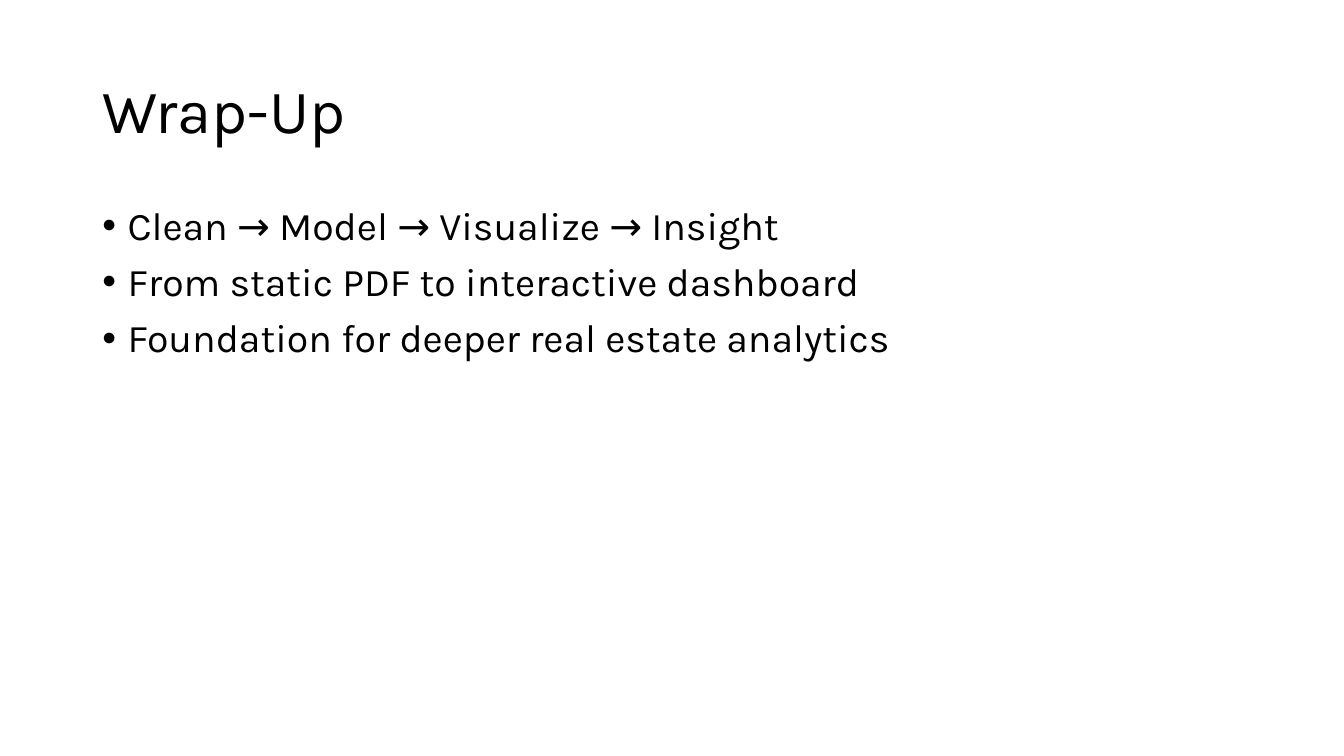
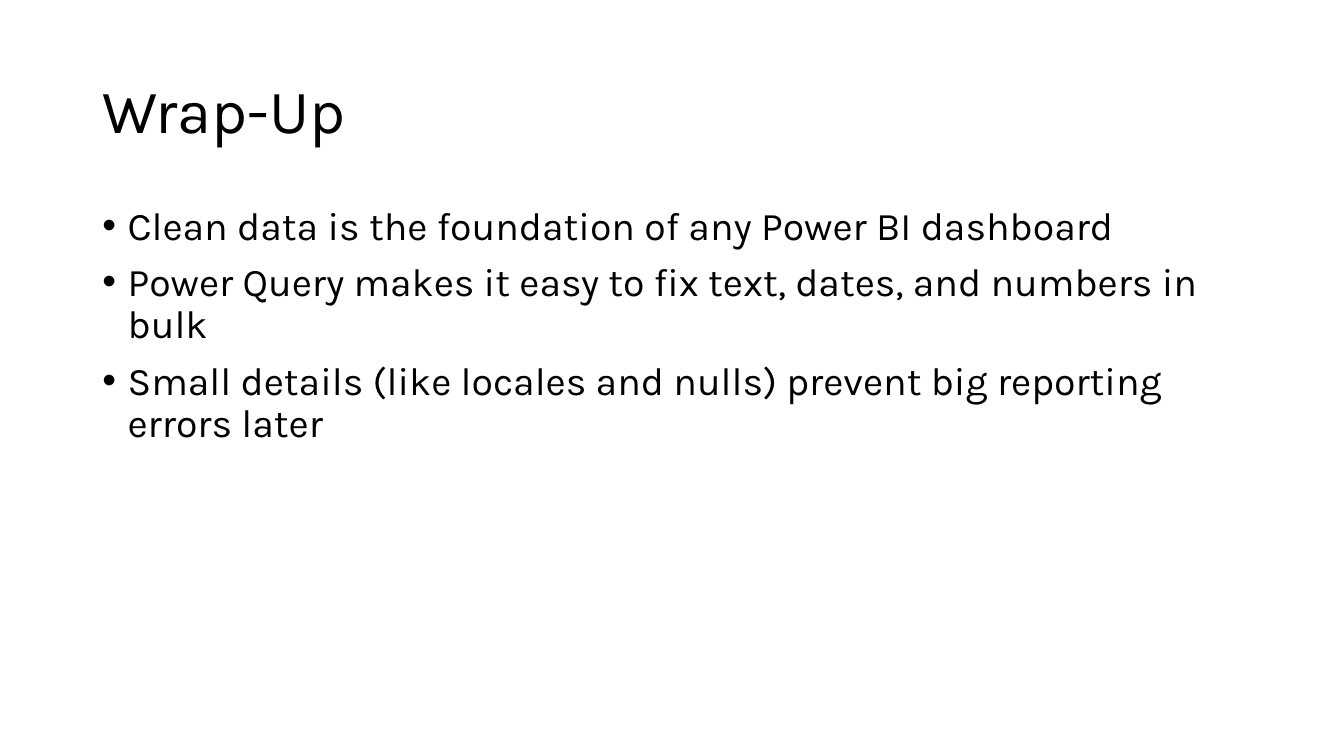
Before and after one commit to stringfestdata/bayfield-2026-webinar-1, a slide deck: slide 8 of bayfield-webinar-1-slides.pptx (slide 9 before the commit). Drawn at 1344x756 pixels with LibreOffice and Linux fonts; fonts in the diff are those of the drawing. Boxes give left, top, right and bottom in pixels: in the first picture for what was removed or moved away, otherwise in the second. Text is boxed around its words. In the diff, an @@ line names an element or a change of style, - is before the commit and + after.

```diff
--- a/bayfield-webinar-1-slides.pptx
+++ b/bayfield-webinar-1-slides.pptx
@@ text at (128,213,1197,438): text changed @@
-• Clean → Model → Visualize → Insight
-• From static PDF to interactive dashboard
-• Foundation for deeper real estate analytics
+• Clean data is the foundation of any Power BI dashboard
+• Power Query makes it easy to fix text, dates, and numbers in bulk
+• Small details (like locales and nulls) prevent big reporting errors later
```
Also in this commit, not shown: 3 other slides changed, 3 slides added, 6 slides removed, 2 other files.
